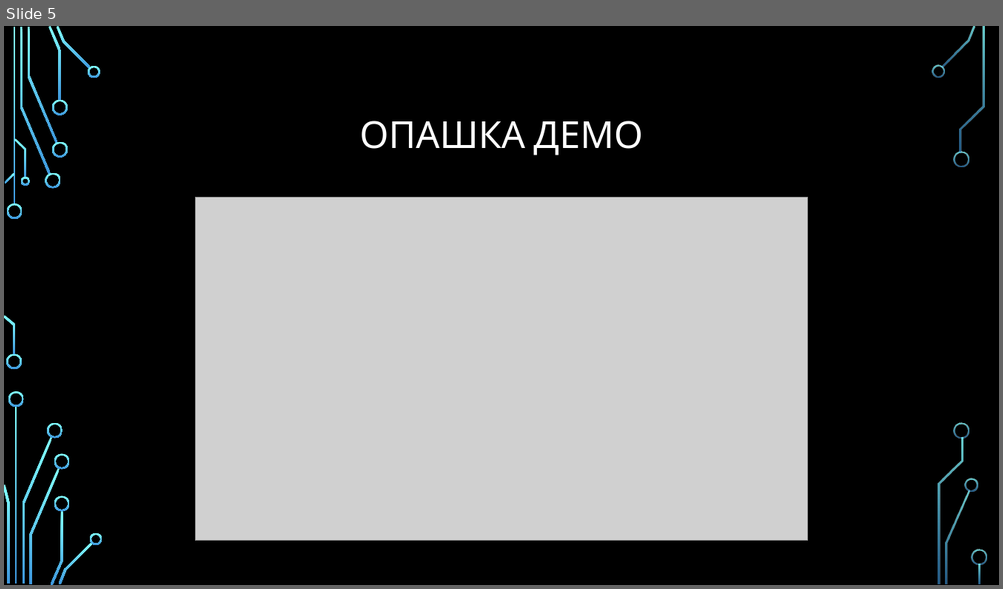
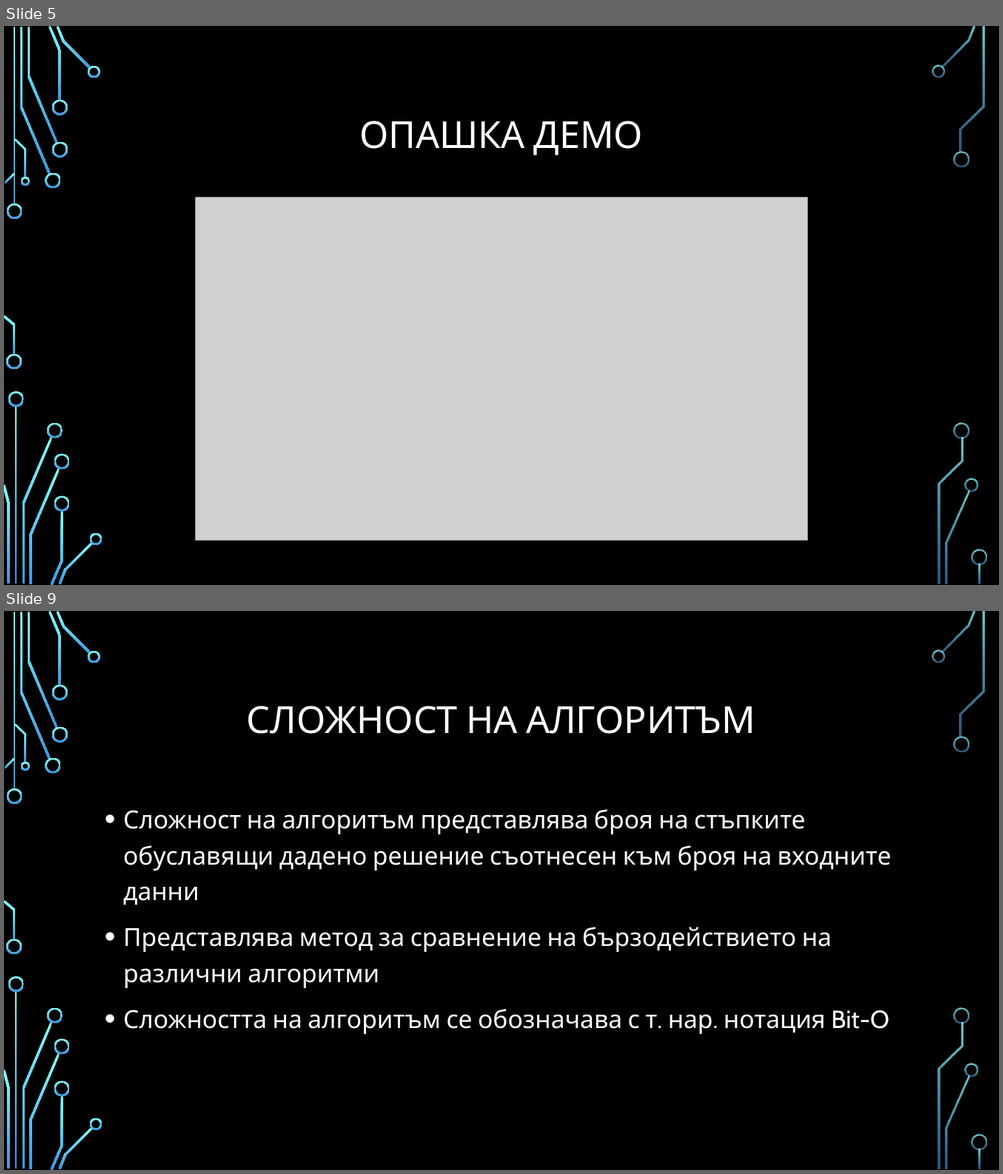
Before and after one commit to Bilyukov/java-course, a slide deck: 09.alorithms-and-data-structures.pptx. Shown one above the other, each under a label of ours: slide 5 before the commit, slides 5 and 9 after it; the slides between them are not shown. The pictures are 1003x589 and 1003x1174 pixels, drawn with LibreOffice and Linux fonts; fonts in the diff are those of the drawing; grey boxes stand for pictures; background and template pictures are left out. Boxes give left, top, right and bottom in pixels: in the first picture for what was removed or moved away, otherwise in the second. Text is boxed around its words. In the diff, an @@ line names an element or a change of style, - is before the commit and + after.

```diff
--- a/09.alorithms-and-data-structures.pptx
+++ b/09.alorithms-and-data-structures.pptx
@@ slide 9 added at (4, 611, 999, 1170), background picture (left out); not listed: 36 template elements that a slide beside it also shows @@
@@ title added at (247, 706, 755, 734), 36 pt, text #FFFFFF @@
+СЛОЖНОСТ НА АЛГОРИТЪМ
@@ text added at (123, 809, 891, 1034), 24 pt, text #FFFFFF @@
+• Сложност на алгоритъм представлява броя на стъпките обуславящи дадено решение съотнесен към броя на входните данни
+• Представлява метод за сравнение на бързодействието на различни алгоритми
+• Сложността на алгоритъм се обозначава с т. нар. нотация Bit-O
```
Also in this commit, not shown: 17 other slides added, 7 other files.
